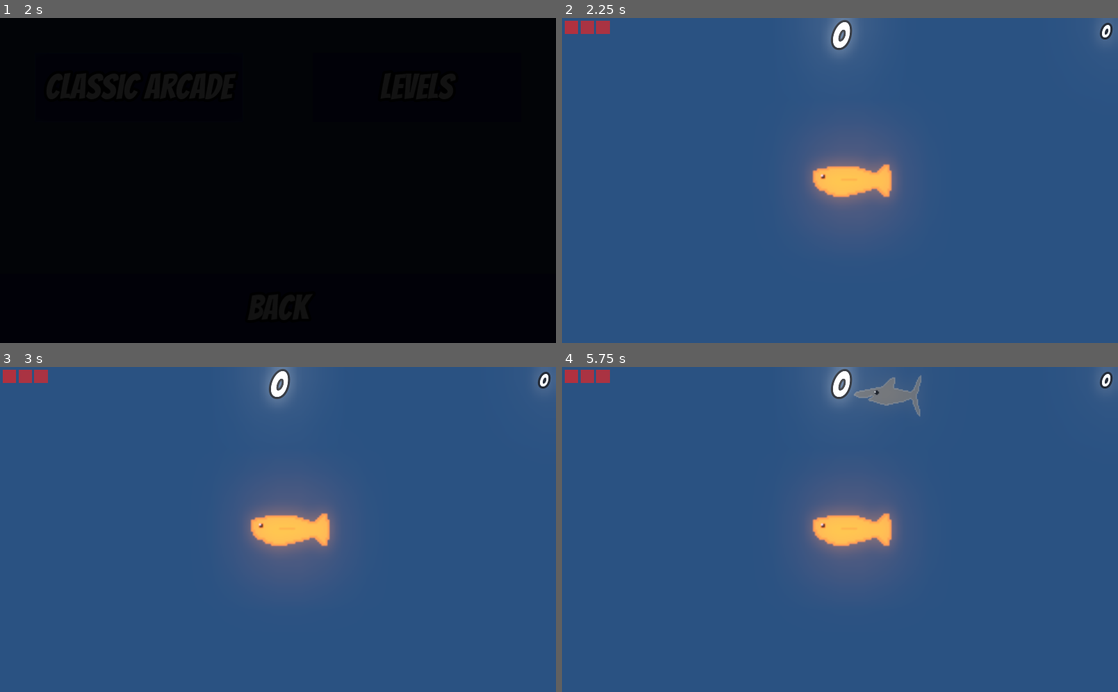
Above: before the commit, frames 1-4 (two rows, left to right).
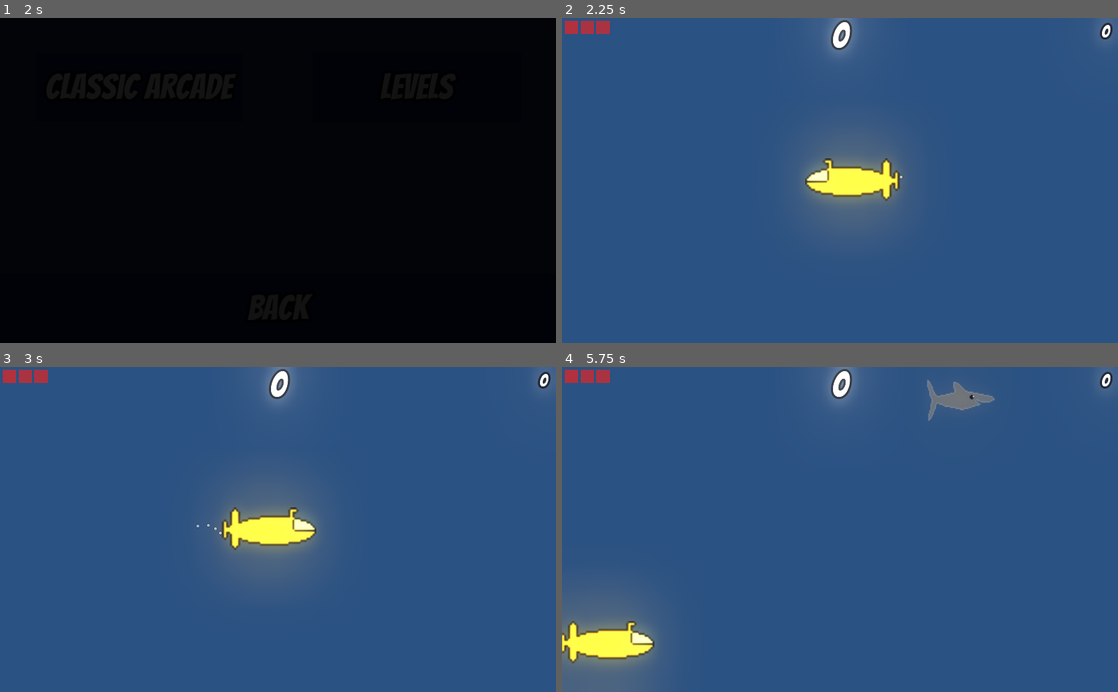
Above: after the commit, the same moments.

Repository: SleepyWombat-32/SubmarineGame
Game: Godot game, scene res://GUI/StartScreen.tscn
The game is run twice, just before and just after one commit, with the same random seed, the same clock (stepped at 60 frames per second) and the same inputs. The engine's default icon, where the game draws it, is replaced by a stand-in: a white triangle on a blue panel in a dark square.
Inputs:
- Up to frame 1 (2 s): click "Start Game" at 0.5 s; click "Classic Arcade" at 1.25 s
- Up to frame 2 (2.25 s): click "Classic Arcade" at 2 s
- Up to frame 3 (3 s): tap Enter at 2.75 s; hold D (move_right) from 2.78 s (still down)
- Up to frame 4 (5.75 s): release D (move_right) at 3.53 s; hold S (move_down) 3.53-4.28 s; hold D (move_right) 4.28-5.03 s; hold W (move_up) from 5.03 s (still down)

Frame 1 is identical in both runs. In frame 2, 1.5% of the frame differs, in the area x 43-62%, y 43-57%; in frame 3, 2.3%; in frame 4, 9.6%, in the area x 0-78%, y 2-100%.
Error before the commit: Parse Error: Expected an indented block after "if". (res://World/Player.gd:19)

Commit message:
Fixed particle bug on orange fish

Diff:
--- a/World/Player.gd
+++ b/World/Player.gd
@@ -15,7 +15,12 @@
 
 func _ready():
 	$Body/Sprite.texture = Globals.skins[Globals.selected_skin]
-	if $Body/Sprite.texture == "res://Assets/Player/OrangeFish.png":
+	if Globals.selected_skin == "OrangeFish":
+		$Body/TopParticles.emitting = true
+		$Body/BackParticles.emitting = false
+	else:
+		$Body/BackParticles.emitting = true
+		$Body/TopParticles.emitting = false
 func _physics_process(delta):
 	var direction: Vector2
 	direction.x = Input.get_action_strength("move_right") - Input.get_action_strength("move_left")
--- a/World/Player.tscn
+++ b/World/Player.tscn
@@ -83,3 +83,12 @@
 amount = 4
 process_material = SubResource( 2 )
 texture = ExtResource( 4 )
+
+[node name="TopParticles" type="Particles2D" parent="Body"]
+modulate = Color( 1, 1, 1, 0.501961 )
+position = Vector2( -26, -24 )
+rotation = -1.57079
+emitting = false
+amount = 3
+process_material = SubResource( 2 )
+texture = ExtResource( 4 )
